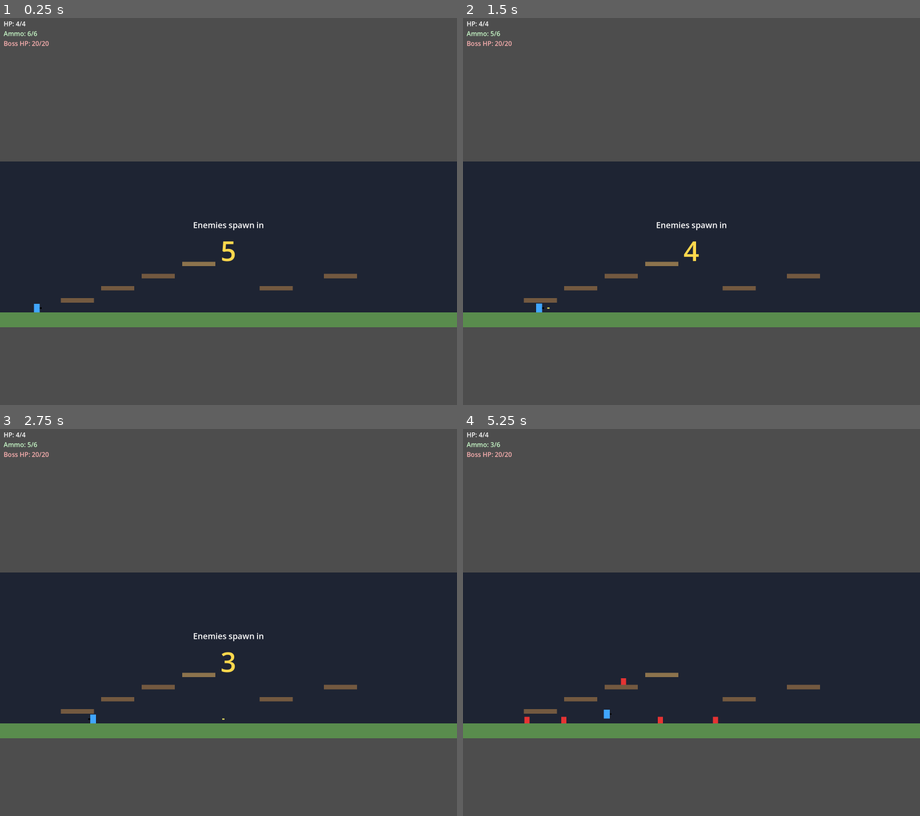
Above: before the commit, frames 1-4 (two rows, left to right).
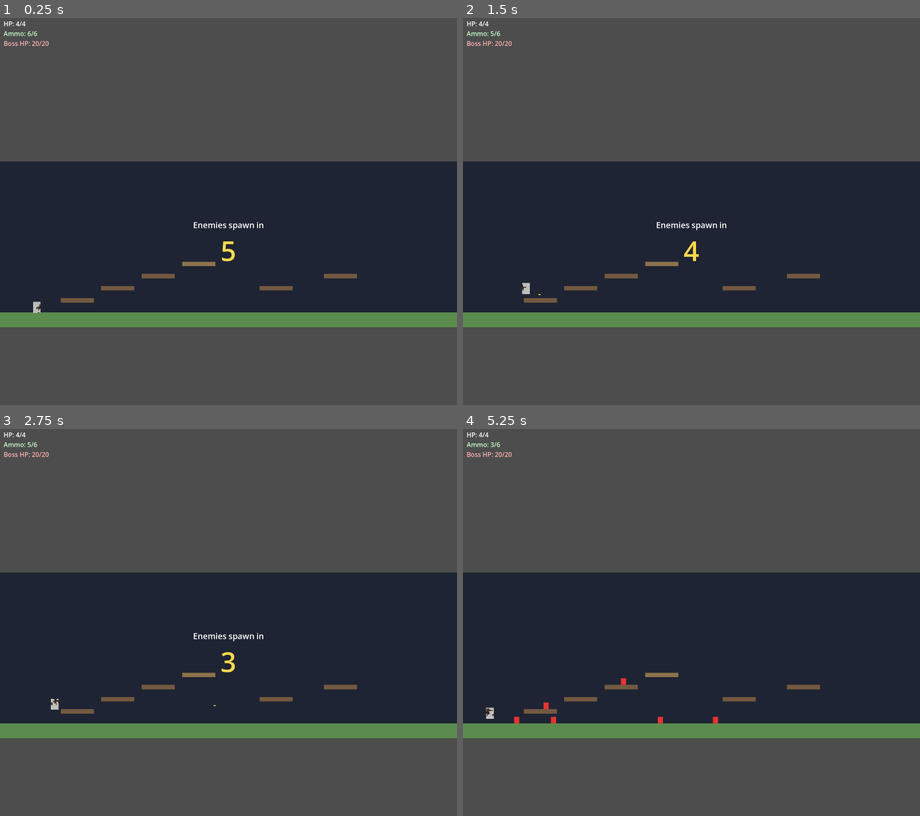
Above: after the commit, the same moments.

Repository: infactodylan/godot-nextjs-game
Game: Godot game, scene res://scenes/main.tscn
Two runs of this game, one before a commit and one after it. Both use one fixed random seed, a clock stepped at 60 frames per second and the inputs below.
Inputs:
- Up to frame 1 (0.25 s): no input
- Up to frame 2 (1.5 s): tap Enter at 0.5 s; hold D (move_right) from 0.53 s (still down); tap W (jump) at 0.6, 0.77, 1.07 s; tap Space (shoot) at 1.35 s
- Up to frame 3 (2.75 s): tap W (jump) at 1.52, 1.55, 1.82, 2.1 s; release D (move_right) at 2.03 s; hold A (move_left) from 2.03 s (still down)
- Up to frame 4 (5.25 s): release A (move_left) at 2.78 s; hold D (move_right) 2.78-4.28 s; tap Space (shoot) at 2.85, 4.35 s; tap W (jump) at 3.02, 3.05, 3.32, 3.6, 3.77, 4.07, 4.52, 4.55, 4.82, 5.1 s; tap R (restart) at 3.5 s; hold A (move_left) 4.28-5.03 s; hold D (move_right) from 5.03 s (still down)

The runs differ from the first frame. In frame 1, less than 0.1% of the frame differs, in the area x 7-10%, y 73-77%; in frame 2, less than 0.1%; in frame 3, less than 0.1%; in frame 4, 0.2%, in the area x 5-33%, y 70-77%.

Commit message:
Implement animated visuals for ammo pot and player character
- Added animated sprite functionality to the ammo pot, including sprite frame management and idle animation.
- Updated ammo pot scene to include an AnimatedSprite node and adjusted collision shape size.
- Enhanced player character with animated sprite integration, including jump, run, and crouch animations.
- Refactored player movement logic to incorporate animation states based on player actions.
- Adjusted player character size and position for better alignment with new animations.

Diff:
--- a/entities/ammo_pot/ammo_pot.gd
+++ b/entities/ammo_pot/ammo_pot.gd
@@ -1,11 +1,39 @@
 extends Area2D
 
 signal collected
+
+const SHEET_PATH := "res://assets/ammo_pot/reload_item_sheet.png"
+const FRAME_COUNT := 3
+const FRAME_H := 182
+const DISPLAY_SCALE := 0.2
+
+@onready var animated_sprite: AnimatedSprite2D = $AnimatedSprite
 
 
 func _ready() -> void:
 	add_to_group("ammo_pot")
 	body_entered.connect(_on_body_entered)
+	animated_sprite.sprite_frames = _build_sprite_frames()
+	animated_sprite.play("idle")
+
+
+func _build_sprite_frames() -> SpriteFrames:
+	var sheet := load(SHEET_PATH) as Texture2D
+	var sheet_width := sheet.get_width()
+	var frame_width := sheet_width / float(FRAME_COUNT)
+	var frames := SpriteFrames.new()
+
+	frames.add_animation("idle")
+	frames.set_animation_speed("idle", 4.0)
+	frames.set_animation_loop("idle", true)
+
+	for i in FRAME_COUNT:
+		var atlas := AtlasTexture.new()
+		atlas.atlas = sheet
+		atlas.region = Rect2(i * frame_width, 0.0, frame_width, FRAME_H)
+		frames.add_frame("idle", atlas)
+
+	return frames
 
 
 func _on_body_entered(body: Node2D) -> void:
--- a/entities/ammo_pot/ammo_pot.tscn
+++ b/entities/ammo_pot/ammo_pot.tscn
@@ -3,7 +3,7 @@
 [ext_resource type="Script" path="res://entities/ammo_pot/ammo_pot.gd" id="1_script"]
 
 [sub_resource type="RectangleShape2D" id="RectangleShape2D_pot"]
-size = Vector2(20, 24)
+size = Vector2(22, 32)
 
 [node name="AmmoPot" type="Area2D"]
 collision_layer = 0
@@ -11,20 +11,10 @@
 monitorable = false
 script = ExtResource("1_script")
 
+[node name="AnimatedSprite" type="AnimatedSprite2D" parent="."]
+position = Vector2(0, -18)
+scale = Vector2(0.2, 0.2)
+
 [node name="CollisionShape2D" type="CollisionShape2D" parent="."]
-position = Vector2(0, -12)
+position = Vector2(0, -16)
 shape = SubResource("RectangleShape2D_pot")
-
-[node name="Visual" type="ColorRect" parent="."]
-offset_left = -10.0
-offset_top = -24.0
-offset_right = 10.0
-offset_bottom = 0.0
-color = Color(0.3, 0.85, 0.35, 1)
-
-[node name="Label" type="ColorRect" parent="."]
-offset_left = -4.0
-offset_top = -18.0
-offset_right = 4.0
-offset_bottom = -10.0
-color = Color(0.95, 0.95, 0.2, 1)
--- /dev/null
+++ b/node_2d.tscn
@@ -0,0 +1,3 @@
+[gd_scene format=3 uid="uid://4pqund3nukl7"]
+
+[node name="Node2D" type="Node2D" unique_id=1022547475]
--- a/player/player.gd
+++ b/player/player.gd
@@ -10,9 +10,9 @@
 const COYOTE_TIME := 0.12
 const JUMP_BUFFER_TIME := 0.12
 const JUMP_CUT_MULTIPLIER := 0.45
-const STAND_HEIGHT := 48.0
-const CROUCH_HEIGHT := 28.0
-const HALF_WIDTH := 16.0
+const STAND_HEIGHT := 56.0
+const CROUCH_HEIGHT := 34.0
+const HALF_WIDTH := 18.0
 const SQUISH_SPEED := 18.0
 const SHOOT_COOLDOWN := 0.25
 const SUPER_FIRE_COOLDOWN := 0.08
@@ -22,6 +22,8 @@
 const LOW_AMMO_THRESHOLD := 2
 const SUPER_WEAPON_DURATION := 10.0
 const SUPER_MAG_SIZE := 20
+const SPRITE_SCALE := 0.32
+const SPRITE_FEET_Y := -28.0
 
 var gravity: float = ProjectSettings.get_setting("physics/2d/default_gravity")
 var facing_direction := 1.0
@@ -37,11 +39,12 @@
 var _current_height := STAND_HEIGHT
 var _shoot_cooldown := 0.0
 var _invincibility_timer := 0.0
-var _normal_visual_color := Color(0.25, 0.65, 1, 1)
+var _was_on_floor := true
+var _crouch_anim_played := false
+var _normal_modulate := Color.WHITE
 
 @onready var collision_shape: CollisionShape2D = $CollisionShape2D
-@onready var visual: ColorRect = $Visual
-@onready var direction_indicator: ColorRect = $DirectionIndicator
+@onready var animated_sprite: AnimatedSprite2D = $AnimatedSprite
 @onready var muzzle: Node2D = $Muzzle
 
 var _player_bullet_scene: PackedScene = preload("res://entities/player_bullet/player_bullet.tscn")
@@ -49,10 +52,15 @@
 
 func _ready() -> void:
 	add_to_group("player")
-	_normal_visual_color = visual.color
+	animated_sprite.texture_filter = CanvasItem.TEXTURE_FILTER_NEAREST
+	var frames := PlayerSpriteFrames.build()
+	if frames.get_animation_names().is_empty():
+		push_error("Player has no sprite animations.")
+	else:
+		animated_sprite.sprite_frames = frames
+		animated_sprite.play("idle")
 	health_changed.emit(health, MAX_HEALTH)
 	ammo_changed.emit(ammo, MAX_AMMO)
-	_update_direction_indicator()
 
 
 func _physics_process(delta: float) -> void:
@@ -94,9 +102,6 @@
 	else:
 		velocity.x = move_toward(velocity.x, 0.0, SPEED)
 
-	muzzle.position = Vector2(20.0 * facing_direction, -_current_height * 0.5)
-	_update_direction_indicator()
-
 	var is_crouching := _current_height < STAND_HEIGHT - 1.0
 	if _jump_buffer_timer > 0.0 and _coyote_timer > 0.0 and not is_crouching:
 		velocity.y = JUMP_VELOCITY
@@ -110,6 +115,54 @@
 		_try_shoot()
 
 	move_and_slide()
+	_update_muzzle()
+	_update_animation(is_crouching, wants_crouch)
+
+	if is_on_floor() and not _was_on_floor:
+		animated_sprite.play("land")
+
+	_was_on_floor = is_on_floor()
+
+
+func _update_animation(is_crouching: bool, wants_crouch: bool) -> void:
+	animated_sprite.flip_h = facing_direction < 0.0
+
+	if animated_sprite.animation == "land" and animated_sprite.is_playing():
+		return
+
+	if not is_on_floor():
+		if velocity.y < -40.0:
+			if animated_sprite.animation != "jump":
+				animated_sprite.play("jump")
+		elif abs(velocity.x) > 40.0:
+			if animated_sprite.animation != "air_aim":
+				animated_sprite.play("air_aim")
+		elif animated_sprite.animation != "fall":
+			animated_sprite.play("fall")
+		return
+
+	if is_crouching:
+		if wants_crouch and not _crouch_anim_played and _current_height > CROUCH_HEIGHT + 2.0:
+			animated_sprite.play("crouch_enter")
+			_crouch_anim_played = true
+		elif animated_sprite.animation != "crouch_enter" or not animated_sprite.is_playing():
+			animated_sprite.play("crouch")
+		return
+
+	_crouch_anim_played = false
+
+	if abs(velocity.x) > 20.0:
+		if animated_sprite.animation != "run":
+			animated_sprite.play("run")
+	else:
+		if animated_sprite.animation != "idle":
+			animated_sprite.play("idle")
+
+
+func _update_muzzle() -> void:
+	var half_height := _current_height * 0.5
+	var barrel_x := 34.0 * facing_direction
+	muzzle.position = Vector2(barrel_x, -half_height - 2.0)
 
 
 func _try_shoot() -> void:
@@ -151,7 +204,7 @@
 	super_weapon_active = true
 	super_weapon_time_left = SUPER_WEAPON_DURATION
 	super_mag_ammo = SUPER_MAG_SIZE
-	visual.color = Color(0.95, 0.55, 1.0, 1.0)
+	animated_sprite.modulate = Color(1.0, 0.85, 1.0, 1.0)
 	super_weapon_changed.emit(true, super_weapon_time_left)
 
 
@@ -159,7 +212,7 @@
 	super_weapon_active = false
 	super_weapon_time_left = 0.0
 	super_mag_ammo = SUPER_MAG_SIZE
-	visual.color = _normal_visual_color
+	animated_sprite.modulate = _normal_modulate
 	super_weapon_changed.emit(false, 0.0)
 
 
@@ -182,6 +235,7 @@
 	is_dead = true
 	velocity = Vector2.ZERO
 	set_physics_process(false)
+	animated_sprite.pause()
 	died.emit()
 
 
@@ -190,33 +244,11 @@
 	var rect_shape := collision_shape.shape as RectangleShape2D
 	rect_shape.size = Vector2(HALF_WIDTH * 2.0, height)
 	collision_shape.position = Vector2(0.0, -half_height)
-	visual.offset_left = -HALF_WIDTH
-	visual.offset_top = -height
-	visual.offset_right = HALF_WIDTH
-	visual.offset_bottom = 0.0
-	_update_direction_indicator()
-
-
-func _update_direction_indicator() -> void:
-	var half_height := _current_height * 0.5
-	var indicator_width := 10.0
-	var indicator_height := 8.0
-	var y_top := -half_height - indicator_height * 0.5
-	var y_bottom := y_top + indicator_height
-
-	if facing_direction > 0.0:
-		direction_indicator.offset_left = HALF_WIDTH
-		direction_indicator.offset_right = HALF_WIDTH + indicator_width
-	else:
-		direction_indicator.offset_left = -HALF_WIDTH - indicator_width
-		direction_indicator.offset_right = -HALF_WIDTH
-
-	direction_indicator.offset_top = y_top
-	direction_indicator.offset_bottom = y_bottom
+	animated_sprite.position.y = -half_height
 
 
 func _update_invincibility_visual() -> void:
+	var base_color := Color(1.0, 0.85, 1.0, 1.0) if super_weapon_active else _normal_modulate
 	if _invincibility_timer > 0.0:
-		visual.modulate.a = 0.5 if int(_invincibility_timer * 10.0) % 2 == 0 else 1.0
-	else:
-		visual.modulate.a = 1.0
+		base_color.a = 0.5 if int(_invincibility_timer * 10.0) % 2 == 0 else 1.0
+	animated_sprite.modulate = base_color
--- a/player/player.tscn
+++ b/player/player.tscn
@@ -3,7 +3,7 @@
 [ext_resource type="Script" path="res://player/player.gd" id="1_script"]
 
 [sub_resource type="RectangleShape2D" id="RectangleShape2D_player"]
-size = Vector2(32, 48)
+size = Vector2(36, 56)
 
 [node name="Player" type="CharacterBody2D"]
 floor_snap_length = 8.0
@@ -12,22 +12,12 @@
 script = ExtResource("1_script")
 
 [node name="CollisionShape2D" type="CollisionShape2D" parent="."]
-position = Vector2(0, -24)
+position = Vector2(0, -28)
 shape = SubResource("RectangleShape2D_player")
 
-[node name="Visual" type="ColorRect" parent="."]
-offset_left = -16.0
-offset_top = -48.0
-offset_right = 16.0
-offset_bottom = 0.0
-color = Color(0.25, 0.65, 1, 1)
-
-[node name="DirectionIndicator" type="ColorRect" parent="."]
-offset_left = 16.0
-offset_top = -28.0
-offset_right = 26.0
-offset_bottom = -20.0
-color = Color(0, 0, 0, 1)
+[node name="AnimatedSprite" type="AnimatedSprite2D" parent="."]
+position = Vector2(0, -28)
+scale = Vector2(0.32, 0.32)
 
 [node name="Muzzle" type="Node2D" parent="."]
-position = Vector2(20, -24)
+position = Vector2(34, -30)
--- /dev/null
+++ b/player/player_sprite_frames.gd
@@ -0,0 +1,53 @@
+class_name PlayerSpriteFrames
+extends RefCounted
+
+const SHEET := preload("res://assets/player/silas_character_sheet.png")
+const FRAME_W := 128
+const FRAME_H := 186
+
+# Row 0: run right (5 frames). Row 1: run left (unused; we flip). Row 2: actions.
+const ROW_RUN := 0
+const ROW_ACTION := 2
+
+
+static func build() -> SpriteFrames:
+	var sheet := SHEET as Texture2D
+	if sheet == null:
+		push_error("Player sprite sheet failed to load.")
+		return SpriteFrames.new()
+
+	var frames := SpriteFrames.new()
+
+	_add_loop(frames, "idle", sheet, ROW_RUN, [0], 5.0)
+	_add_loop(frames, "run", sheet, ROW_RUN, [0, 1, 2, 3, 4], 10.0)
+	_add_loop(frames, "crouch_enter", sheet, ROW_ACTION, [0, 1, 2], 8.0, false)
+	_add_loop(frames, "crouch", sheet, ROW_ACTION, [2], 5.0)
+	_add_loop(frames, "jump", sheet, ROW_ACTION, [3], 5.0)
+	_add_loop(frames, "fall", sheet, ROW_ACTION, [4], 5.0)
+	_add_loop(frames, "air_aim", sheet, ROW_ACTION, [5], 5.0)
+	_add_loop(frames, "land", sheet, ROW_ACTION, [6], 8.0, false)
+
+	return frames
+
+
+static func _add_loop(
+	sf: SpriteFrames,
+	anim_name: String,
+	sheet: Texture2D,
+	row: int,
+	cols: Array[int],
+	speed: float,
+	loop: bool = true
+) -> void:
+	sf.add_animation(anim_name)
+	sf.set_animation_speed(anim_name, speed)
+	sf.set_animation_loop(anim_name, loop)
+	for col in cols:
+		sf.add_frame(anim_name, _atlas(sheet, col, row))
+
+
+static func _atlas(sheet: Texture2D, col: int, row: int) -> AtlasTexture:
+	var atlas := AtlasTexture.new()
+	atlas.atlas = sheet
+	atlas.region = Rect2(col * FRAME_W, row * FRAME_H, FRAME_W, FRAME_H)
+	return atlas
Binary file added: assets/ammo_pot/reload_item_sheet.png
Not shown, added: assets/ammo_pot/reload_item_sheet.png.import
Binary file added: assets/player/silas_character_sheet.png
Not shown, added: assets/player/silas_character_sheet.png.import
Not shown, added: player/player_sprite_frames.gd.uid
